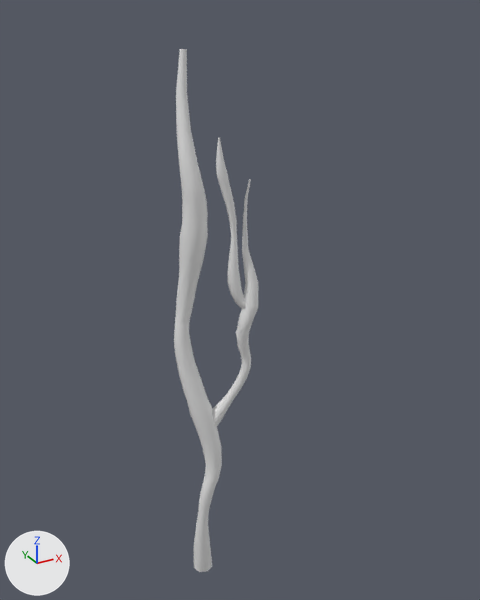
What one commit did to the FBX model Assets/Resources/Mesh/m_DeadTree01.FBX.
Before and after are seen from a camera (50 mm lens) standing at (1.05, -4.42, 4.89) and looking at (3.43, -0.09, 2.72). The lights are fixed; the arrows at lower left show +X, +Y and +Z. Where no turn or scale is listed for an object, it has been applied to the vertices.

The older version as bpy lines, for what is in view:
```python
me_mesh = bpy.data.meshes.new('Mesh')
me_mesh.from_pydata(...)  # 808 vertices, 790 faces; spans x -0.17..0.47, y -0.25..0.19, z -0.04..4.6
ob_deadtree01 = bpy.data.objects.new('DeadTree01', me_mesh)
ob_deadtree01.location = (3.071, 0.0, 0.02)
```
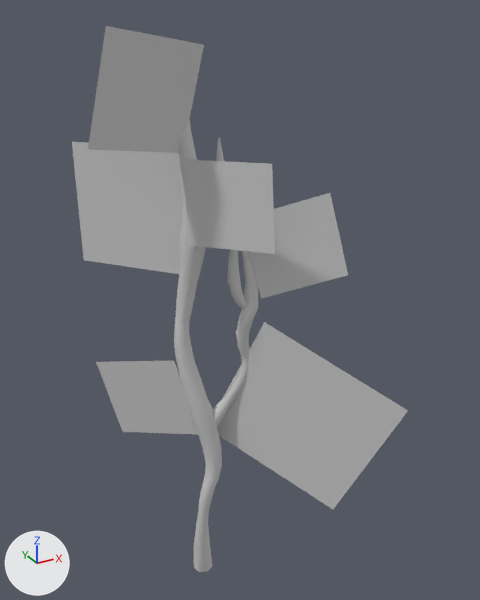
What differs and where, as boxes (x1, y1, x2, y2) in the pictures (480 x 600 px):
'DeadTree01', reshaped (296% wider): before (174, 49, 258, 572); after (72, 26, 408, 572)
part 1 of me_mesh, added: after (72, 26, 408, 509)
part 2 of me_mesh, recoloured: (174, 119, 258, 572) in both

What the commit changed:
Material 'Material #38' (mat_material__38) is new.
Its base color is (0.588, 0.588, 0.588) (light grey #cacaca).
Its roughness is 0.859.
me_mesh is used by ob_deadtree01; location (3.071, 0.0, 0.02).
Verts and faces of me_mesh; kept vertices keep their numbers, new ones are numbered from 808.
me_mesh had 808 vertices, 790 faces and spanned x -0.17..0.47, y -0.25..0.19, z -0.04..4.6.
me_mesh now has 832 vertices, 796 faces and spans x -0.8..1.21, y -1.23..0.88, z -0.04..4.77.
Part 1, on me_mesh:
New vertex 808 is at (0.12, -0.01, 4.63), pixel (204, 44).
New vertex 809 is at (-0.04, 0.06, 3.9).
New vertex 810 is at (-0.8, -0.15, 4.03), pixel (87, 149).
New vertex 811 is at (-0.64, -0.22, 4.77), pixel (105, 25).
New vertex 812 is at (0.04, 0.08, 3.9).
New vertex 813 is at (0.04, 0.08, 2.9).
New vertex 814 is at (-0.63, 0.88, 2.9), pixel (83, 260).
New vertex 815 is at (-0.63, 0.88, 3.9), pixel (71, 141).
New vertex 816 is at (-0.18, 0.06, 2.21), pixel (174, 360).
New vertex 817 is at (-0.02, -0.03, 1.49), pixel (198, 434).
New vertex 818 is at (-0.51, 0.57, 1.31), pixel (122, 431).
New vertex 819 is at (-0.67, 0.66, 2.04), pixel (95, 361).
New vertex 820 is at (0.46, -0.25, 2.75), pixel (261, 298).
New vertex 821 is at (0.35, -0.1, 3.39).
New vertex 822 is at (0.94, -0.43, 3.59), pixel (330, 192).
New vertex 823 is at (1.05, -0.58, 2.95), pixel (348, 275).
New vertex 824 is at (0.11, 0.08, 1.45).
New vertex 825 is at (0.45, -0.32, 2.58), pixel (264, 322).
New vertex 826 is at (1.21, -1.23, 2.03), pixel (408, 410).
New vertex 827 is at (0.87, -0.82, 0.9), pixel (333, 509).
New vertex 828 is at (-0.08, -0.02, 3.87), pixel (182, 159).
New vertex 829 is at (-0.07, -0.07, 3.23), pixel (189, 245).
New vertex 830 is at (0.36, -0.6, 3.25), pixel (274, 253).
New vertex 831 is at (0.35, -0.55, 3.89), pixel (272, 163).
New faces: (808, 809, 810, 811), (812, 813, 814, 815), (816, 817, 818, 819), (820, 821, 822, 823), (824, 825, 826, 827), (828, 829, 830, 831).
me_mesh part 2: 790 faces spanning x -0.17..0.47, y -0.25..0.19, z -0.04..4.6 switch from no material to mat_material__38 (light grey #cacaca).
